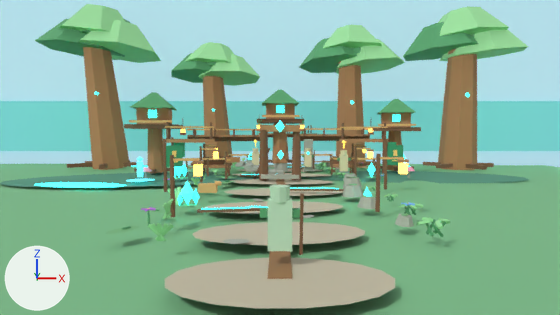
One commit to the Blender file assets/blender/heartbough_glade_entrance_v001.blend: the scene before it, then after it.
Rendered twice from the file's camera 'SCENE_LightingRender_Camera_ThirdPersonPlayerView'. Every picture has the same lights, and +X, +Y and +Z are marked at lower left. The first picture is the older version.

Objects in the first picture: 'SCENE_Architecture_LeftTreehouseQuestHall', 'SCENE_Terrain_BlueGreenForestMistBand', 'SCENE_Terrain_CentralMossyStonePath_00', 'SCENE_Terrain_CentralMossyStonePath_01', 'SCENE_Terrain_HeartboughMossBank_Left', 'SCENE_Terrain_MainGladeGround_62x42m', 'SCENE_Terrain_SoftBlueSkyBackdrop', 'SCENE_Worldroot_GiantLivingTree_00_ChunkyCanopy_02', 'SCENE_Worldroot_GiantLivingTree_00_Trunk', 'SCENE_Worldroot_GiantLivingTree_02_Trunk', 'SCENE_Worldroot_GiantLivingTree_03_ChunkyCanopy_01', 'SCENE_Worldroot_GiantLivingTree_03_Trunk' and 91 more.
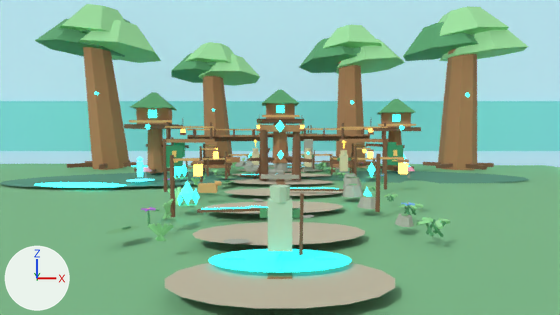
The change, as a diff of the scene's bpy script:
```diff
--- a/assets/blender/heartbough_glade_entrance_v001.blend.py
+++ b/assets/blender/heartbough_glade_entrance_v001.blend.py
@@ ob_scene_architecture_livingrootwrap_03 @@
+ob_scene_architecture_livingrootwrap_03 = bpy.data.objects.new('SCENE_Architecture_LivingRootWrap_03', me_scene_architecture_livingrootwrap_03_mesh)  # a box spanning x -1.2..1.2, y -0.11..0.11, z -0.09..0.09; in mat_mat_bark_darkroot (brown #846145)
+ob_scene_architecture_livingrootwrap_03.location = (1.2, 2.3, 1.65)
+ob_scene_architecture_livingrootwrap_03.rotation_euler = (0.1, 0.04, -0.908)  # degrees (5.7, 2.3, -52)
@@ ob_scene_architecture_livingrootwrap_02 @@
+ob_scene_architecture_livingrootwrap_02 = bpy.data.objects.new('SCENE_Architecture_LivingRootWrap_02', me_scene_architecture_livingrootwrap_03_mesh.copy())
+ob_scene_architecture_livingrootwrap_02.location = (-1.2, 2.3, 1.65)
+ob_scene_architecture_livingrootwrap_02.rotation_euler = (0.1, 0.04, 0.908)  # degrees (5.7, 2.3, 52)
@@ ob_scene_architecture_livingrootwrap_01 @@
+ob_scene_architecture_livingrootwrap_01 = bpy.data.objects.new('SCENE_Architecture_LivingRootWrap_01', me_scene_architecture_livingrootwrap_01_mesh)  # a box spanning x -1.5..1.5, y -0.11..0.11, z -0.09..0.09; in mat_mat_bark_darkroot (brown #846145)
+ob_scene_architecture_livingrootwrap_01.location = (8.4, 8.1, 2.35)
+ob_scene_architecture_livingrootwrap_01.rotation_euler = (0.1, 0.04, -0.314)  # degrees (5.7, 2.3, -18)
@@ ob_scene_terrain_playerspawn_runetick_02 @@
+ob_scene_terrain_playerspawn_runetick_02 = bpy.data.objects.new('SCENE_Terrain_PlayerSpawn_RuneTick_02', me_scene_terrain_playerspawn_runetick_02_mesh)  # a box spanning x -0.24..0.24, y -0.028..0.028, z -0.018..0.018; in mat_mat_playerspawn_cyanrune (cyan #45f6ef, glowing cyan #27f1f9)
+ob_scene_terrain_playerspawn_runetick_02.location = (-1.05, -13.35, 0.39)
+ob_scene_terrain_playerspawn_runetick_02.rotation_euler = (0.0, 0.0, 3.142)  # degrees (0, 0, 180)
@@ ob_scene_terrain_playerspawn_runetick_00 @@
+ob_scene_terrain_playerspawn_runetick_00 = bpy.data.objects.new('SCENE_Terrain_PlayerSpawn_RuneTick_00', me_scene_terrain_playerspawn_runetick_02_mesh.copy())
+ob_scene_terrain_playerspawn_runetick_00.location = (1.05, -13.35, 0.39)
@@ ob_scene_terrain_playerspawn_runecircle @@
+ob_scene_terrain_playerspawn_runecircle = bpy.data.objects.new('SCENE_Terrain_PlayerSpawn_RuneCircle', me_scene_terrain_playerspawn_runecircle_mesh)  # 33 vertices, 32 faces; spans x -1.65..1.65, y -0.82..0.82, z 0.0; in mat_mat_playerspawn_cyanrune (cyan #45f6ef, glowing cyan #27f1f9)
+ob_scene_terrain_playerspawn_runecircle.location = (0.0, -13.35, 0.37)
```

Boxes [x1, y1, x2, y2] around the edits, measured in the pictures (560 x 315 px):
'SCENE_Terrain_PlayerSpawn_RuneCircle', added (cyan)
    after: [208, 249, 352, 273]
'SCENE_Terrain_PlayerSpawn_RuneTick_00', added
    after: [315, 257, 336, 260]
'SCENE_Terrain_PlayerSpawn_RuneTick_02', added
    after: [224, 257, 245, 260]
'SCENE_Architecture_LivingRootWrap_03', added
    after: [286, 156, 313, 163]
'SCENE_Architecture_LivingRootWrap_02', added
    after: [247, 157, 274, 161]
'SCENE_Architecture_LivingRootWrap_01', added
    after: [366, 143, 405, 148]
